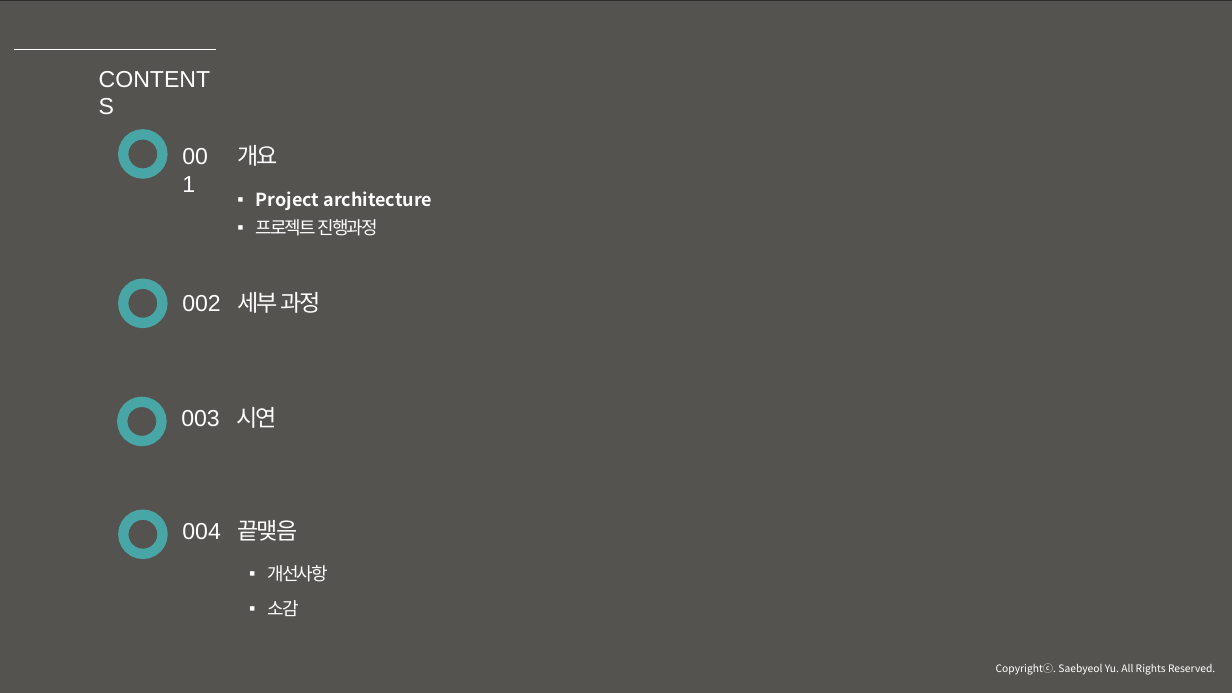
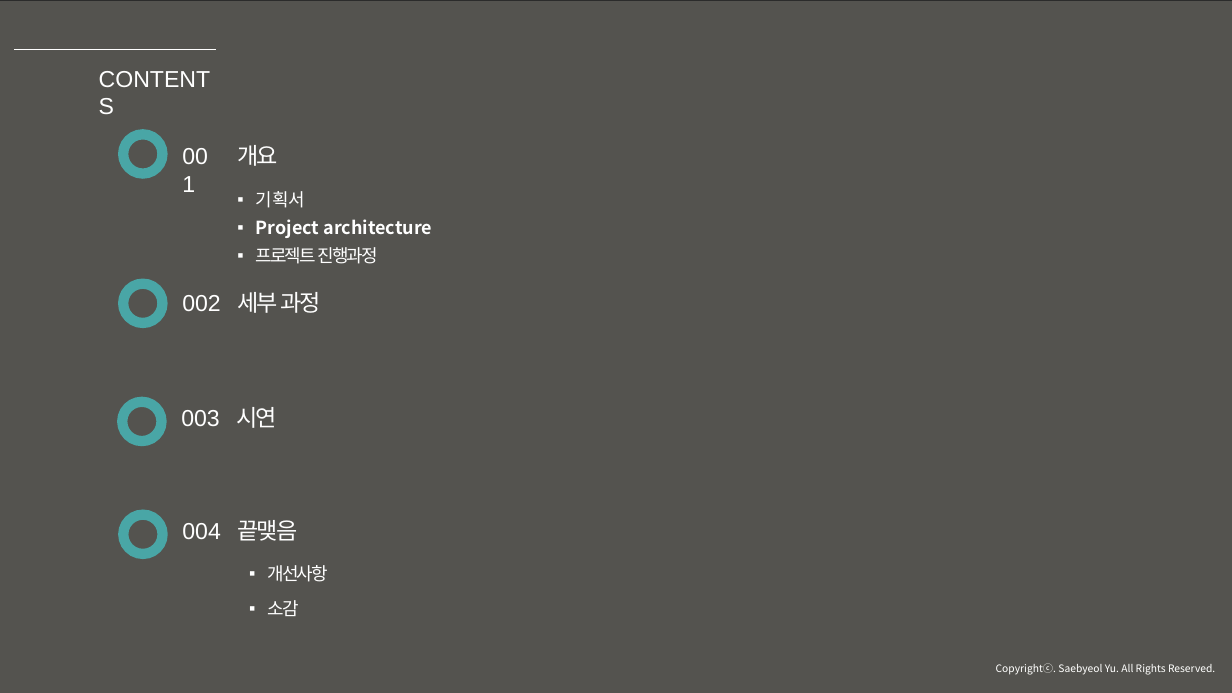
Before and after one commit to JuJinPark/interproject-process, a slide deck: slide 2 of 발표/internProject(20191015).pptx. Drawn at 1232x693 pixels with LibreOffice and Linux fonts; fonts in the diff are those of the drawing; background and template pictures are left out; a plain dark background stands for a picture behind light text. Boxes give left, top, right and bottom in pixels: in the first picture for what was removed or moved away, otherwise in the second. Text is boxed around its words. In the diff, an @@ line names an element or a change of style, - is before the commit and + after.

```diff
--- a/발표/internProject(20191015).pptx
+++ b/발표/internProject(20191015).pptx
@@ text at (256,191,306,208): paragraph added @@
+▪ 기획서
```
Also in this commit, not shown: 3 other slides changed.
